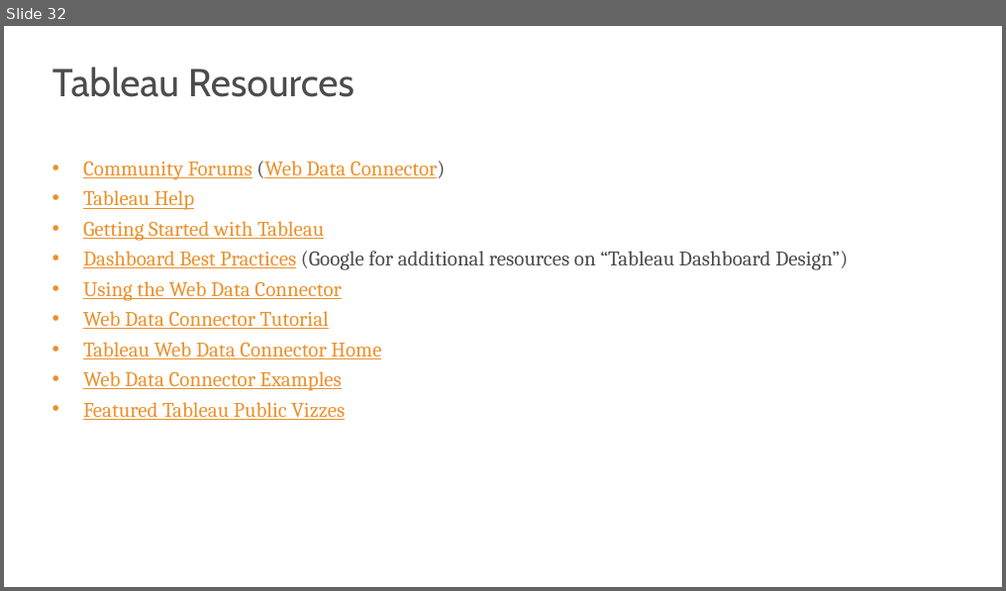
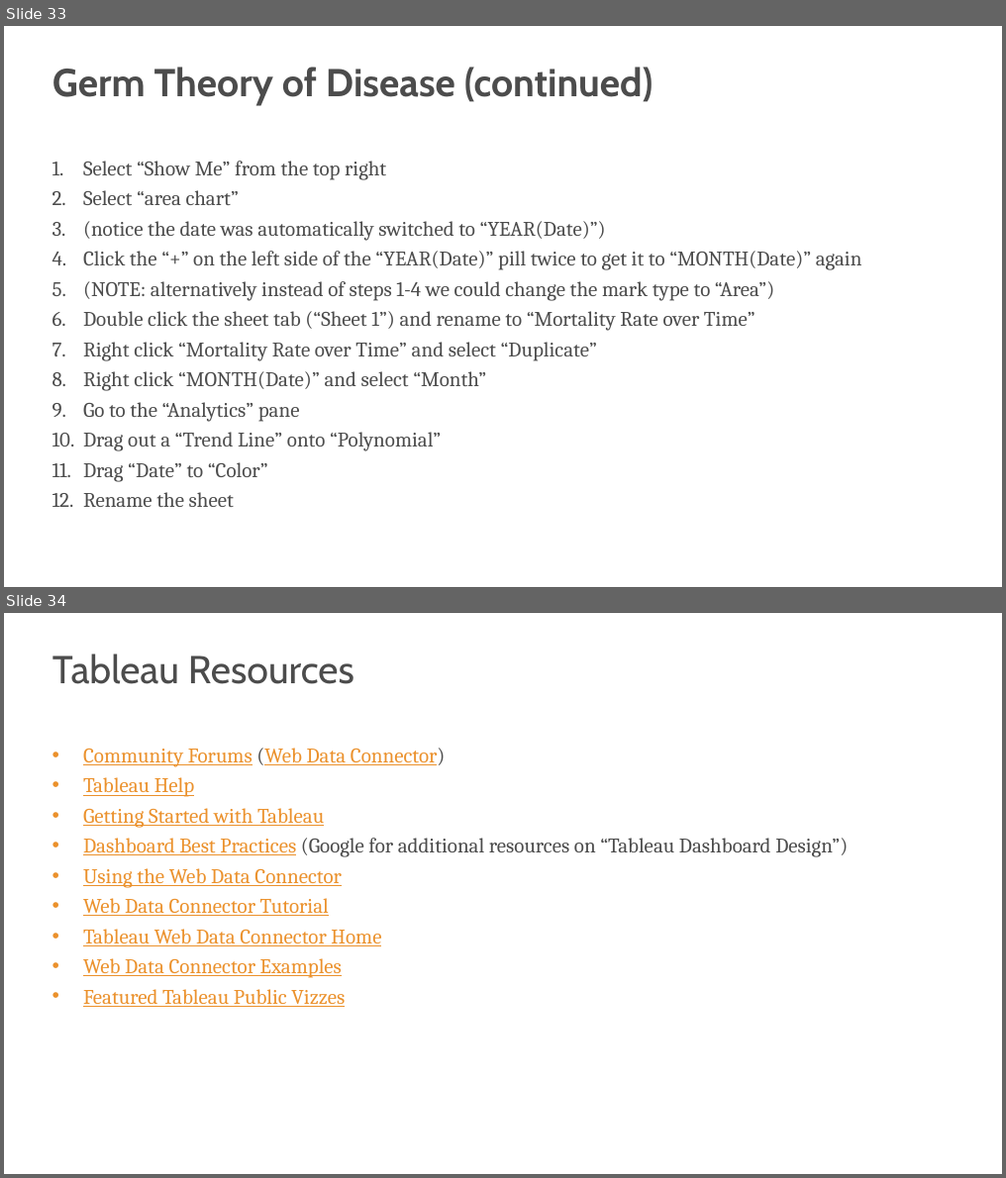
Before and after one commit to s-kyle-reed/data-lecture, a slide deck: lecture.pptx. Shown one above the other, each under a label of ours: slide 32 before the commit, slides 33 and 34 after it. The pictures are 1006x591 and 1006x1178 pixels, drawn with LibreOffice and Linux fonts; fonts in the diff are those of the drawing; background and template pictures are left out. Boxes give left, top, right and bottom in pixels: in the first picture for what was removed or moved away, otherwise in the second. Text is boxed around its words. In the diff, an @@ line names an element or a change of style, - is before the commit and + after.

Commit message:
added remaining instructions for germ theory of disease; correct viz

```diff
--- a/lecture.pptx
+++ b/lecture.pptx
@@ slide 33 added at box(4, 26, 1002, 587), background #FFFFFF @@
@@ text added at box(53, 67, 653, 105), 45 pt, text #4C4C4C, bold @@
+Germ Theory of Disease (continued)
@@ text added at box(83, 161, 862, 507), 24 pt, text #4C4C4C @@
+1. Select “Show Me” from the top right
+2. Select “area chart”
+3. (notice the date was automatically switched to “YEAR(Date)”)
+4. Click the “+” on the left side of the “YEAR(Date)” pill twice to get it to “MONTH(Date)” again
+5. (NOTE: alternatively instead of steps 1-4 we could change the mark type to “Area”)
+6. Double click the sheet tab (“Sheet 1”) and rename to “Mortality Rate over Time”
+7. Right click “Mortality Rate over Time” and select “Duplicate”
+8. Right click “MONTH(Date)” and select “Month”
+9. Go to the “Analytics” pane
+10. Drag out a “Trend Line” onto “Polynomial”
+11. Drag “Date” to “Color”
+12. Rename the sheet
@@ what was slide 32 is now slide 34 @@
```
Also in this commit, not shown: 1 slide changed, 1 other slide added, 1 other file.
